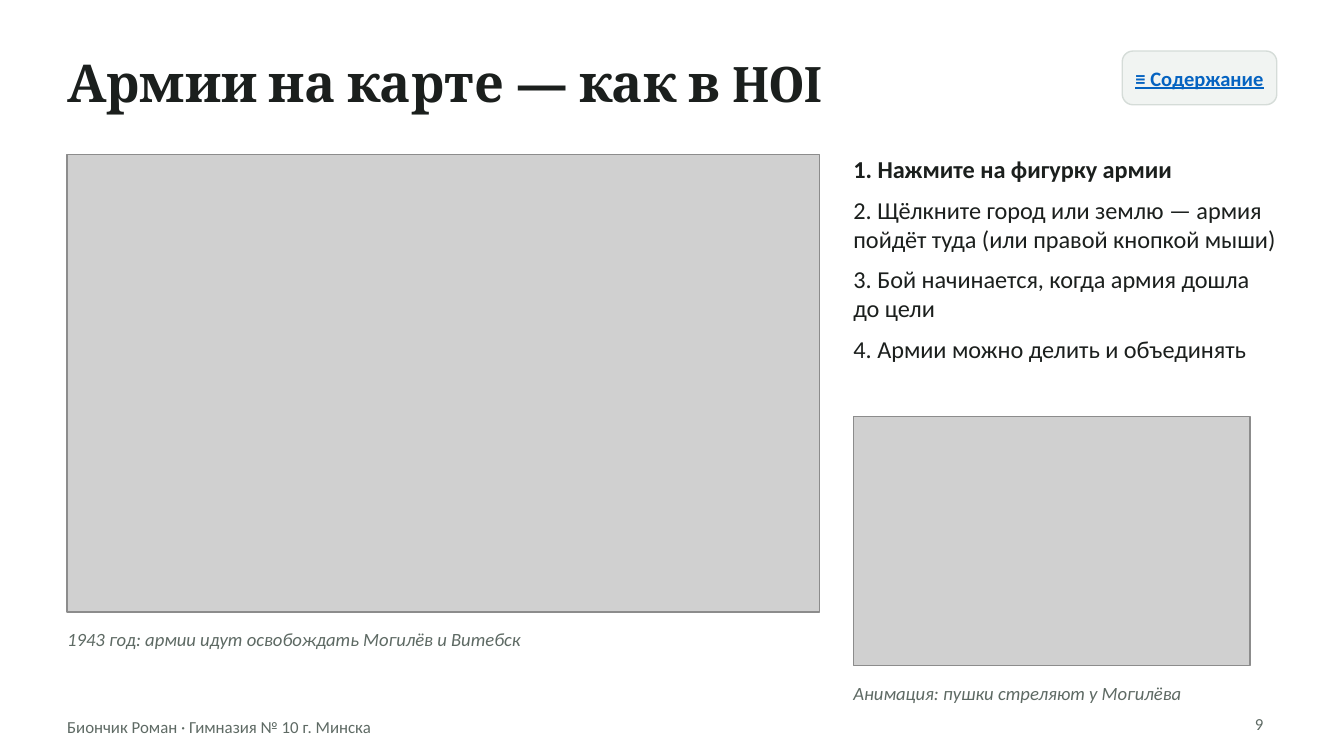
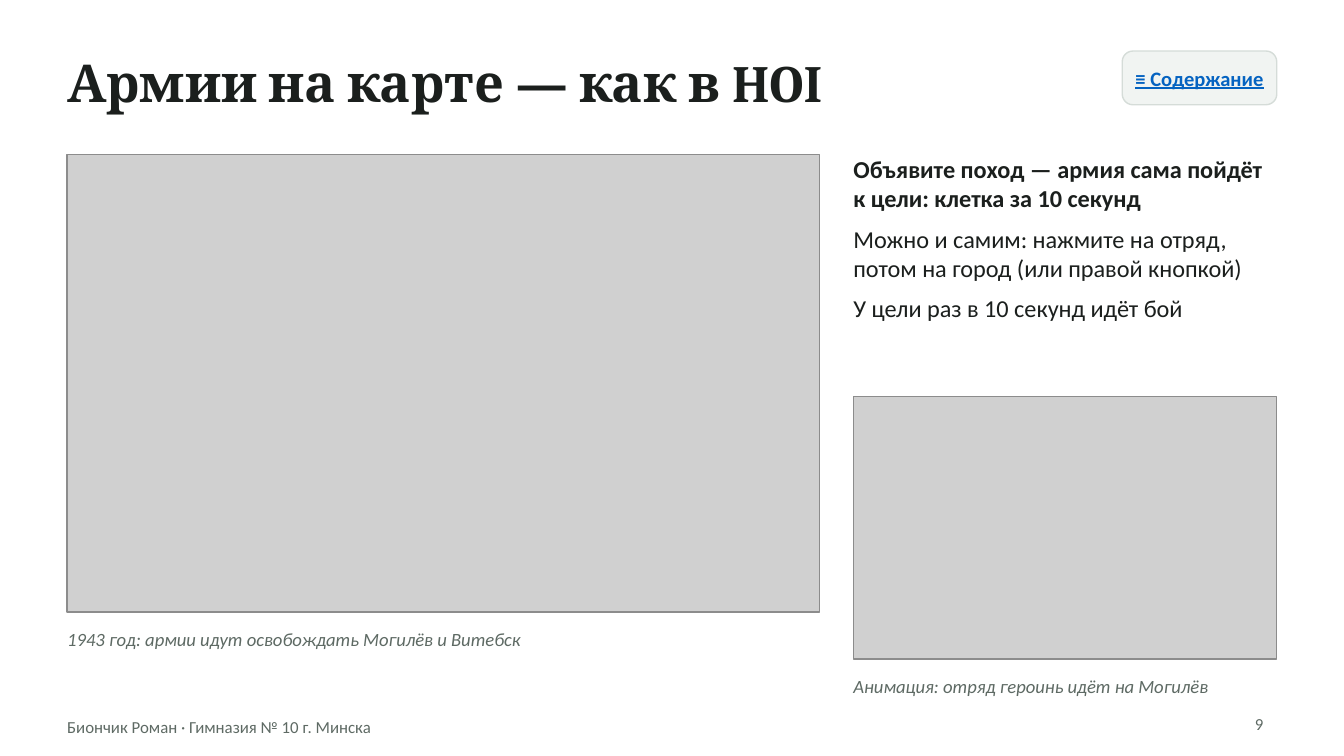
Before and after one commit to rteaminfo1-source/xy-, a slide deck: slide 9 of belarus-game/docs/Презентация - Судьба Республики Беларусь.pptx. Drawn at 1344x756 pixels with LibreOffice and Linux fonts; fonts in the diff are those of the drawing; grey boxes stand for pictures. Boxes give left, top, right and bottom in pixels: in the first picture for what was removed or moved away, otherwise in the second. Text is boxed around its words. In the diff, an @@ line names an element or a change of style, - is before the commit and + after.

```diff
--- a/belarus-game/docs/Презентация - Судьба Республики Беларусь.pptx
+++ b/belarus-game/docs/Презентация - Судьба Республики Беларусь.pptx
@@ text at <box>853,161,1262,321</box>: text changed @@
-1. Нажмите на фигурку армии
-2. Щёлкните город или землю — армия пойдёт туда (или правой кнопкой мыши)
-3. Бой начинается, когда армия дошла до цели
-4. Армии можно делить и объединять
+Объявите поход — армия сама пойдёт к цели: клетка за 10 секунд
+Можно и самим: нажмите на отряд, потом на город (или правой кнопкой)
+У цели раз в 10 секунд идёт бой
@@ picture: place and size @@
-picture at <box>853,417,1250,665</box>
+picture at <box>853,396,1277,659</box>
@@ text at <box>853,680,1208,696</box>: text changed @@
-Анимация: пушки стреляют у Могилёва
+Анимация: отряд героинь идёт на Могилёв
```
Also in this commit, not shown: 3 other slides changed, 2 slides added, 1 other file.
